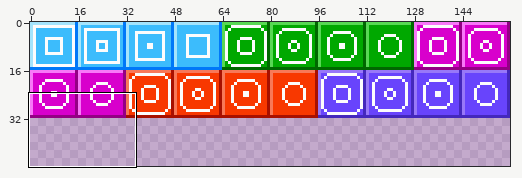
Sprite sheet -- game/special/animated_tiles.png. The first picture is a wide view before the edit; the outline marks the close-up.
Close-up. Before the commit:
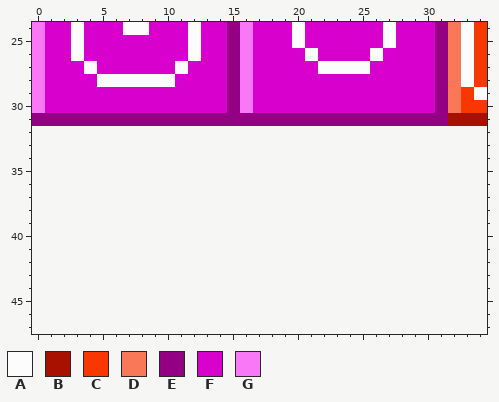
The file is 160x32 pixels. Shown: x 0..34, y 24..47. The old version is drawn lined up with the new one, on the new canvas.
Palette (. is transparent): A #fcfcfc  B #a81000  C #f83800  D #f87858  E #940084  F #d800cc  G #f878f8
Pixels before, first column x 0:
24 GFFAFFFAAFFFAFFEGFFFAFFFFFFAFFFEDAC
25 GFFAFFFFFFFFAFFEGFFFAFFFFFFAFFFEDAC
26 GFFAFFFFFFFFAFFEGFFFFAFFFFAFFFFEDAC
27 GFFFAFFFFFFAFFFEGFFFFFAAAAFFFFFEDAC
28 GFFFFAAAAAAFFFFEGFFFFFFFFFFFFFFEDAC
29 GFFFFFFFFFFFFFFEGFFFFFFFFFFFFFFEDCA
30 GFFFFFFFFFFFFFFEGFFFFFFFFFFFFFFEDCC
31 EEEEEEEEEEEEEEEEEEEEEEEEEEEEEEEEBBB
And afterwards:
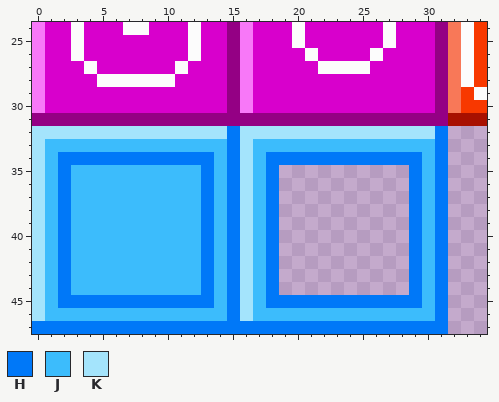
Colours new in this view: H #0078f8  J #3cbcfc  K #a4e4fc
Diff:
{"change": "canvas 160x32 -> 160x48"}
{"y":32,"x":0,"old":"................................","new":"KKKKKKKKKKKKKKKHKKKKKKKKKKKKKKKH"}
{"y":33,"x":0,"old":"................................","new":"KJJJJJJJJJJJJJJHKJJJJJJJJJJJJJJH"}
{"y":34,"x":0,"old":"................................","new":"KJHHHHHHHHHHHHJHKJHHHHHHHHHHHHJH"}
{"y":35,"x":0,"old":"...................","new":"KJHJJJJJJJJJJHJHKJH"}
{"y":35,"x":29,"old":"...","new":"HJH"}
{"y":36,"x":0,"old":"...................","new":"KJHJJJJJJJJJJHJHKJH"}
{"y":36,"x":29,"old":"...","new":"HJH"}
{"y":37,"x":0,"old":"...................","new":"KJHJJJJJJJJJJHJHKJH"}
{"y":37,"x":29,"old":"...","new":"HJH"}
{"y":38,"x":0,"old":"...................","new":"KJHJJJJJJJJJJHJHKJH"}
{"y":38,"x":29,"old":"...","new":"HJH"}
{"y":39,"x":0,"old":"...................","new":"KJHJJJJJJJJJJHJHKJH"}
{"y":39,"x":29,"old":"...","new":"HJH"}
{"y":40,"x":0,"old":"...................","new":"KJHJJJJJJJJJJHJHKJH"}
{"y":40,"x":29,"old":"...","new":"HJH"}
{"y":41,"x":0,"old":"...................","new":"KJHJJJJJJJJJJHJHKJH"}
{"y":41,"x":29,"old":"...","new":"HJH"}
{"y":42,"x":0,"old":"...................","new":"KJHJJJJJJJJJJHJHKJH"}
{"y":42,"x":29,"old":"...","new":"HJH"}
{"y":43,"x":0,"old":"...................","new":"KJHJJJJJJJJJJHJHKJH"}
{"y":43,"x":29,"old":"...","new":"HJH"}
{"y":44,"x":0,"old":"...................","new":"KJHJJJJJJJJJJHJHKJH"}
{"y":44,"x":29,"old":"...","new":"HJH"}
{"y":45,"x":0,"old":"................................","new":"KJHHHHHHHHHHHHJHKJHHHHHHHHHHHHJH"}
{"y":46,"x":0,"old":"................................","new":"KJJJJJJJJJJJJJJHKJJJJJJJJJJJJJJH"}
{"y":47,"x":0,"old":"................................","new":"HHHHHHHHHHHHHHHHHHHHHHHHHHHHHHHH"}
{"label":"added","picture_box":[32,126,448,334]}
